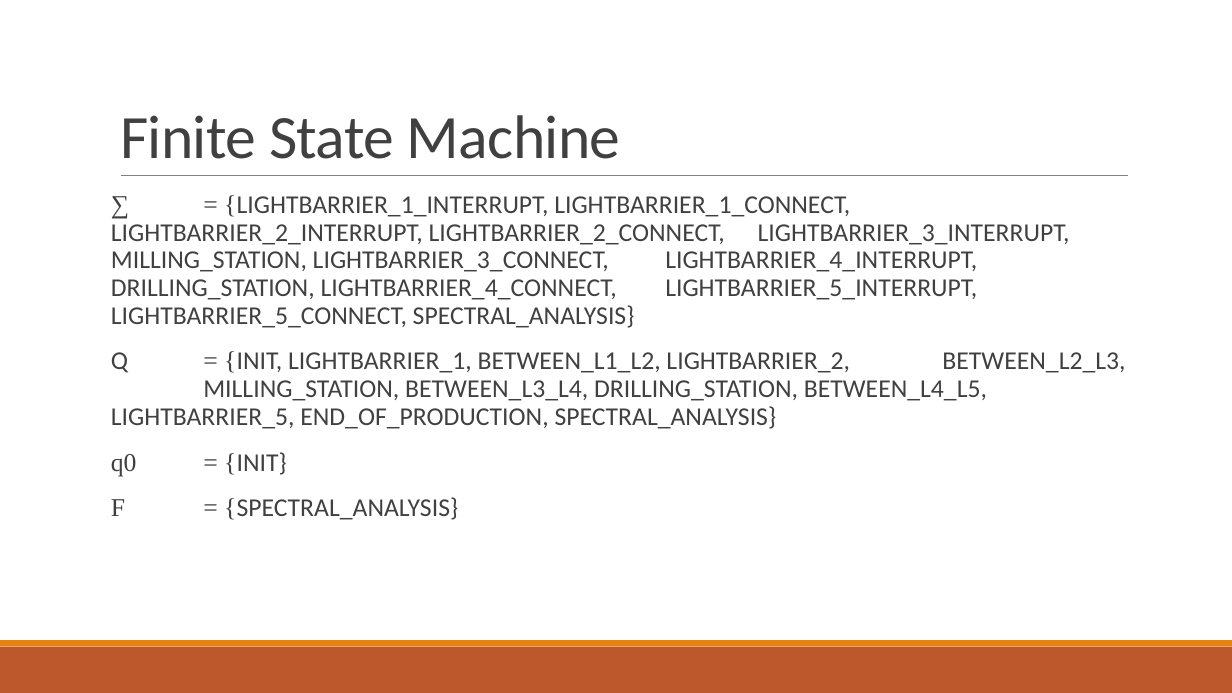
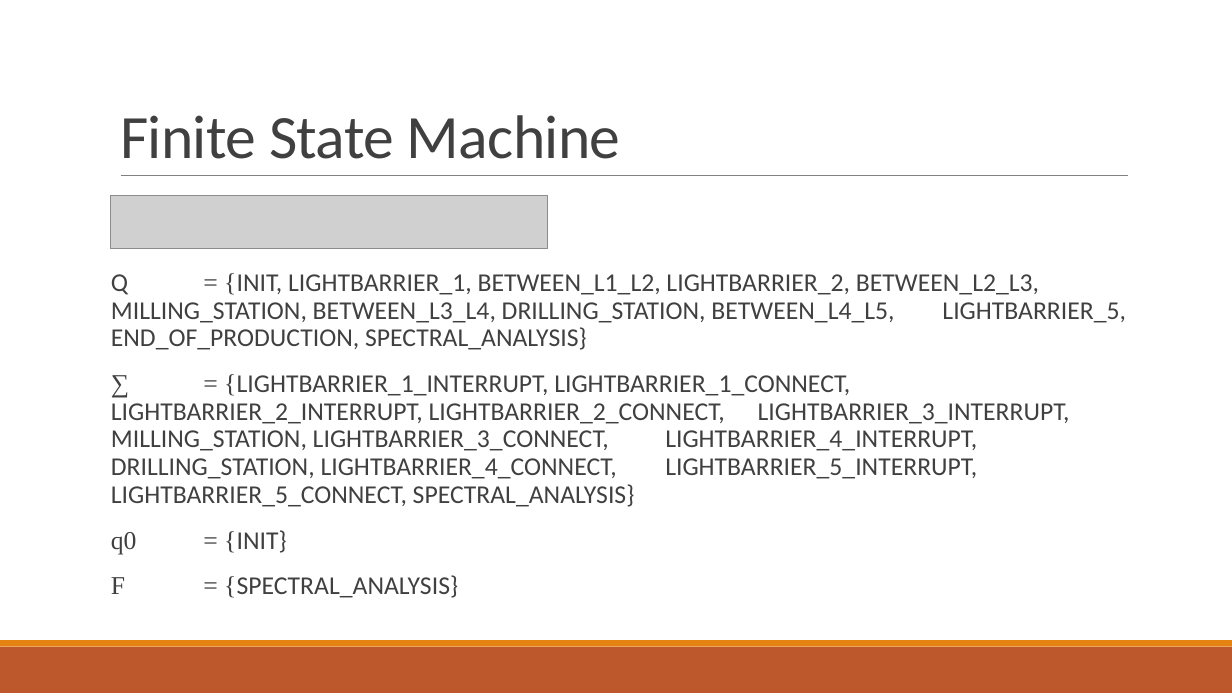
Before and after one commit to ofrendo/kronos, a slide deck: slide 9 of doc/Presentation.pptx. Drawn at 1232x693 pixels with LibreOffice and Linux fonts; fonts in the diff are those of the drawing; grey boxes stand for pictures. Boxes give left, top, right and bottom in pixels: in the first picture for what was removed or moved away, otherwise in the second. Text is boxed around its words. In the diff, an @@ line names an element or a change of style, - is before the commit and + after.

```diff
--- a/doc/Presentation.pptx
+++ b/doc/Presentation.pptx
@@ picture added at [111, 196, 547, 250] @@
@@ text "Q = {INIT, LIGHTBARRIER_1, BETWEEN_L1_L2, ...": place and size @@
-text "Q = {INIT, LIGHTBARRIER_1, BETWEEN_L1_L2, ..." at [111, 195, 1125, 520]
+text "Q = {INIT, LIGHTBARRIER_1, BETWEEN_L1_L2, ..." at [111, 273, 1126, 598]
@@ text at [111, 273, 1126, 350]: paragraph added @@
+Q = {INIT, LIGHTBARRIER_1, BETWEEN_L1_L2, LIGHTBARRIER_2, BETWEEN_L2_L3, MILLING_STATION, BETWEEN_L3_L4, DRILLING_STATION, BETWEEN_L4_L5, LIGHTBARRIER_5, END_OF_PRODUCTION, SPECTRAL_ANALYSIS}
@@ text at [111, 351, 1125, 429]: paragraph removed @@
-Q = {INIT, LIGHTBARRIER_1, BETWEEN_L1_L2, LIGHTBARRIER_2, BETWEEN_L2_L3, MILLING_STATION, BETWEEN_L3_L4, DRILLING_STATION, BETWEEN_L4_L5, LIGHTBARRIER_5, END_OF_PRODUCTION, SPECTRAL_ANALYSIS}
```
Also in this commit, not shown: 1 other slide changed, 1 other file.
